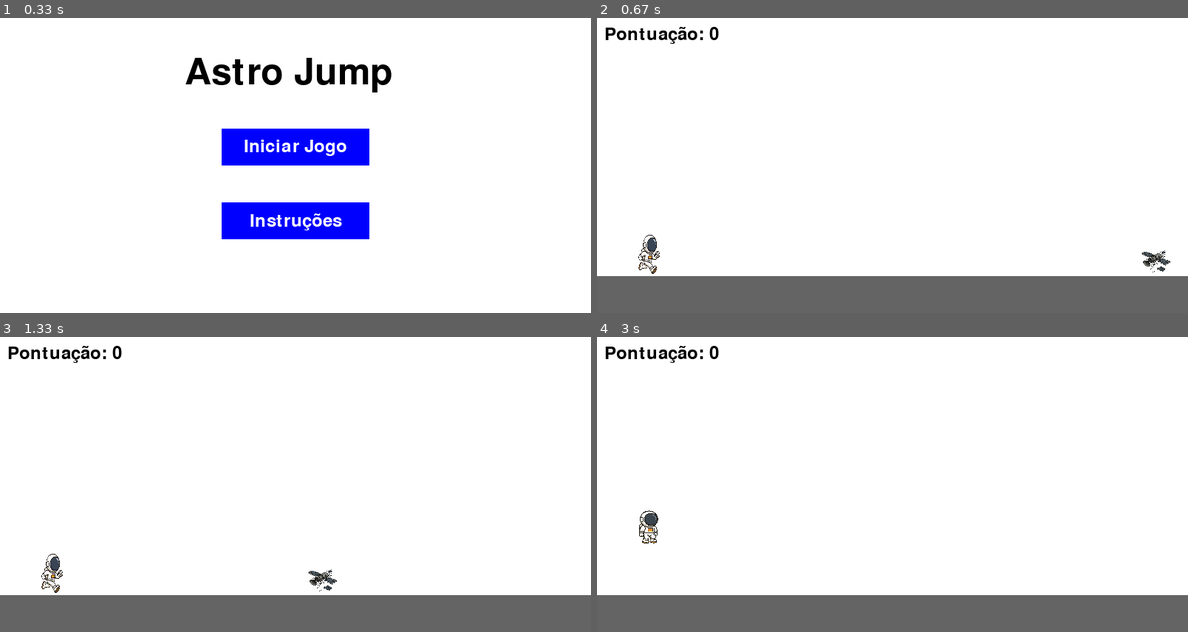
Above: before the commit, frames 1-4 (two rows, left to right).
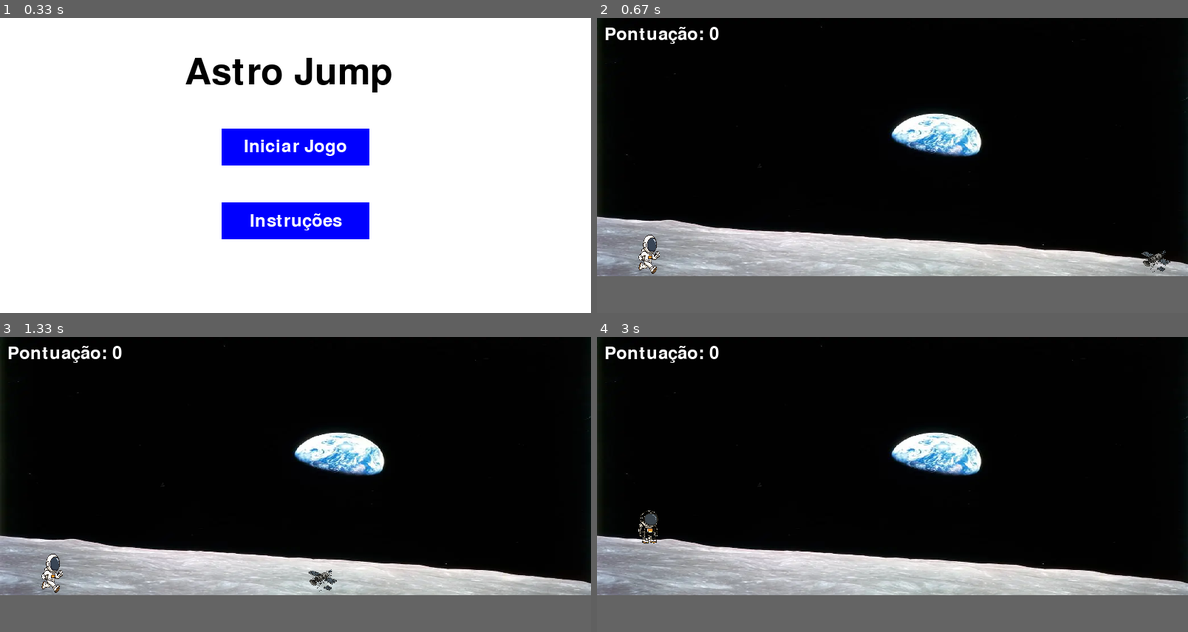
Above: after the commit, the same moments.

Repository: joaoreszecki/Pygame.2025.1
Game: pygame game, started from game.py
Two runs of this game, one before a commit and one after it. Both use one fixed random seed, a clock stepped at 60 frames per second and the inputs below.
Inputs (mouse positions are in pixels of both pictures, inside the frame that each line leads up to):
- Up to frame 1 (0.33 s): no input
- Up to frame 2 (0.67 s): click "Iniciar Jogo" at 0.38 s
- Up to frame 3 (1.33 s): tap Space at 0.67, 1.07 s
- Up to frame 4 (3 s): tap Space at 1.37, 2.9 s; click (904, 384) at 1.88 s; click (862, 561) at 2.22 s; click "Iniciar Jogo" at 2.55 s

Frame 1 is identical in both runs. In frame 2, 86% of the frame differs, in the area x 0-100%, y 0-88%; in frame 3, 86%; in frame 4, 86%.

Commit message:
wallpaper adicionado

Diff:
--- a/game.py
+++ b/game.py
@@ -23,6 +23,10 @@
 screen = pygame.display.set_mode((SCREEN_WIDTH, SCREEN_HEIGHT))
 pygame.display.set_caption("Astro Jump")
 clock = pygame.time.Clock()
+
+# background
+background = pygame.image.load(os.path.join('img', 'spacewallpaper.png'))
+background = pygame.transform.scale(background, (SCREEN_WIDTH, SCREEN_HEIGHT))
 
 # Classe do botão
 class Button:
@@ -242,7 +246,7 @@
                     game_over = True
 
         # Tela do jogo
-        screen.fill(WHITE)
+        screen.blit(background, (0, 0))  # Desenha o background
 
         # Chão
         pygame.draw.rect(screen, GRAY, (0, SCREEN_HEIGHT - GROUND_HEIGHT, SCREEN_WIDTH, GROUND_HEIGHT))
@@ -255,11 +259,11 @@
             satellite.draw()
 
         # Pontuação
-        score_text = font.render(f"Pontuação: {score}", True, BLACK)
+        score_text = font.render(f"Pontuação: {score}", True, WHITE)  # Mudei para branco para melhor visibilidade
         screen.blit(score_text, (10, 10))
 
         if game_over:
-            game_over_text = font.render("Fim de Jogo! Clique para voltar ao menu", True, BLACK)
+            game_over_text = font.render("Fim de Jogo! Clique para voltar ao menu", True, WHITE)  # Mudei para branco
             screen.blit(game_over_text, (SCREEN_WIDTH//2 - 200, SCREEN_HEIGHT//2))
 
         pygame.display.flip()
Binary file added: img/spacewallpaper.png
Not shown, changed: .DS_Store
Not shown, added: img/.DS_Store
